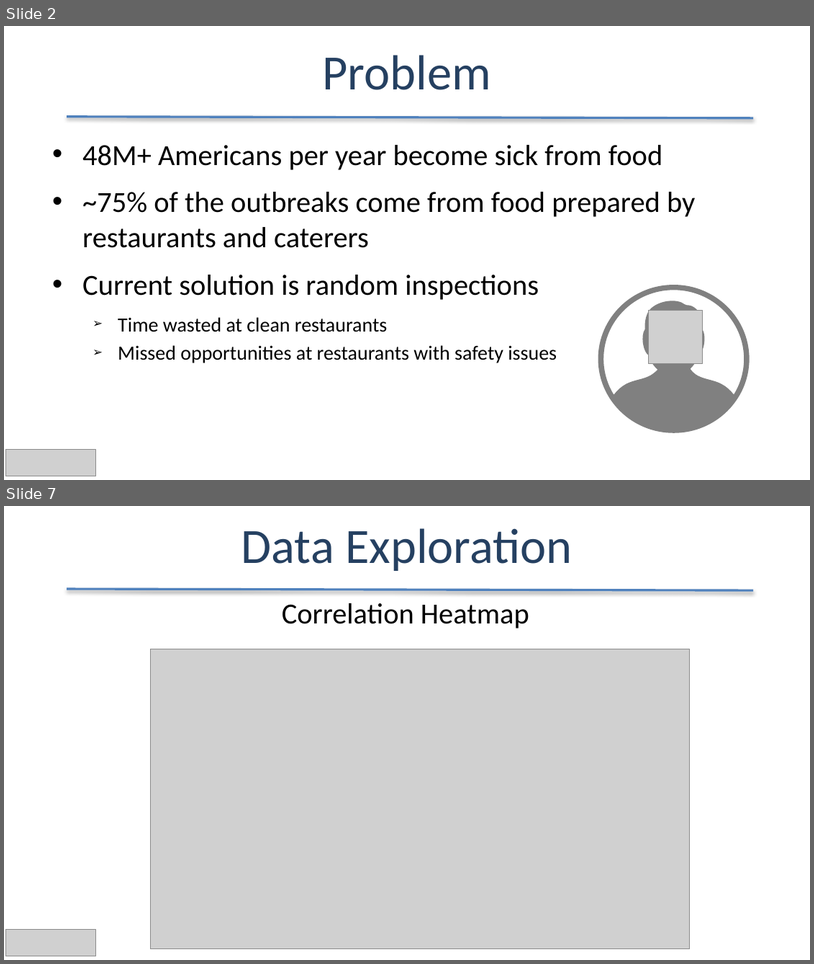
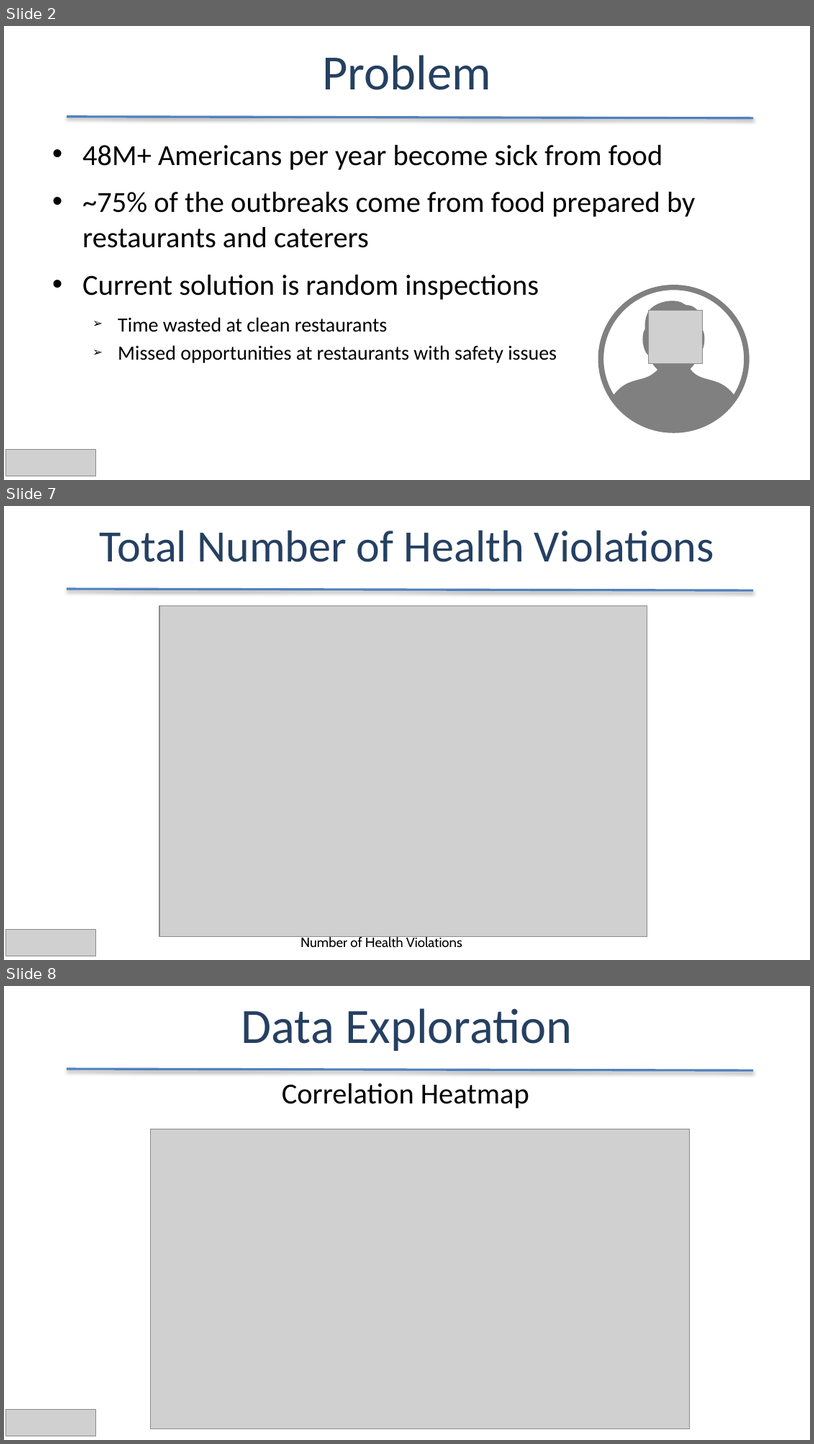
Before and after one commit to shehzadb03/General_Assembly_Yelp_NLP_Draft, a slide deck: DAT7_Bashir.pptx. Shown one above the other, each under a label of ours: slides 2 and 7 before the commit, slides 2, 7 and 8 after it; the slides between them are not shown. The pictures are 814x964 and 814x1444 pixels, drawn with LibreOffice and Linux fonts; fonts in the diff are those of the drawing; grey boxes stand for pictures. Boxes give left, top, right and bottom in pixels: in the first picture for what was removed or moved away, otherwise in the second. Text is boxed around its words. In the diff, an @@ line names an element or a change of style, - is before the commit and + after.

```diff
--- a/DAT7_Bashir.pptx
+++ b/DAT7_Bashir.pptx
@@ slide 7 added at [4,506,810,960], background #FFFFFF @@
@@ text added at [100,530,715,562], 40 pt, text #254061 @@
+Total Number of Health Violations
@@ line added from (67, 589) to (754, 591), #4F81BD 2 pt @@
@@ picture added at [160,606,648,936] @@
@@ picture added at [5,929,96,955] @@
@@ text added at [301,936,463,947], 12 pt, text #000000 @@
+Number of Health Violations
@@ what was slide 7 is now slide 8 @@
```
Also in this commit, not shown: 6 slides changed, 8 other slides added, 2 slides removed.
